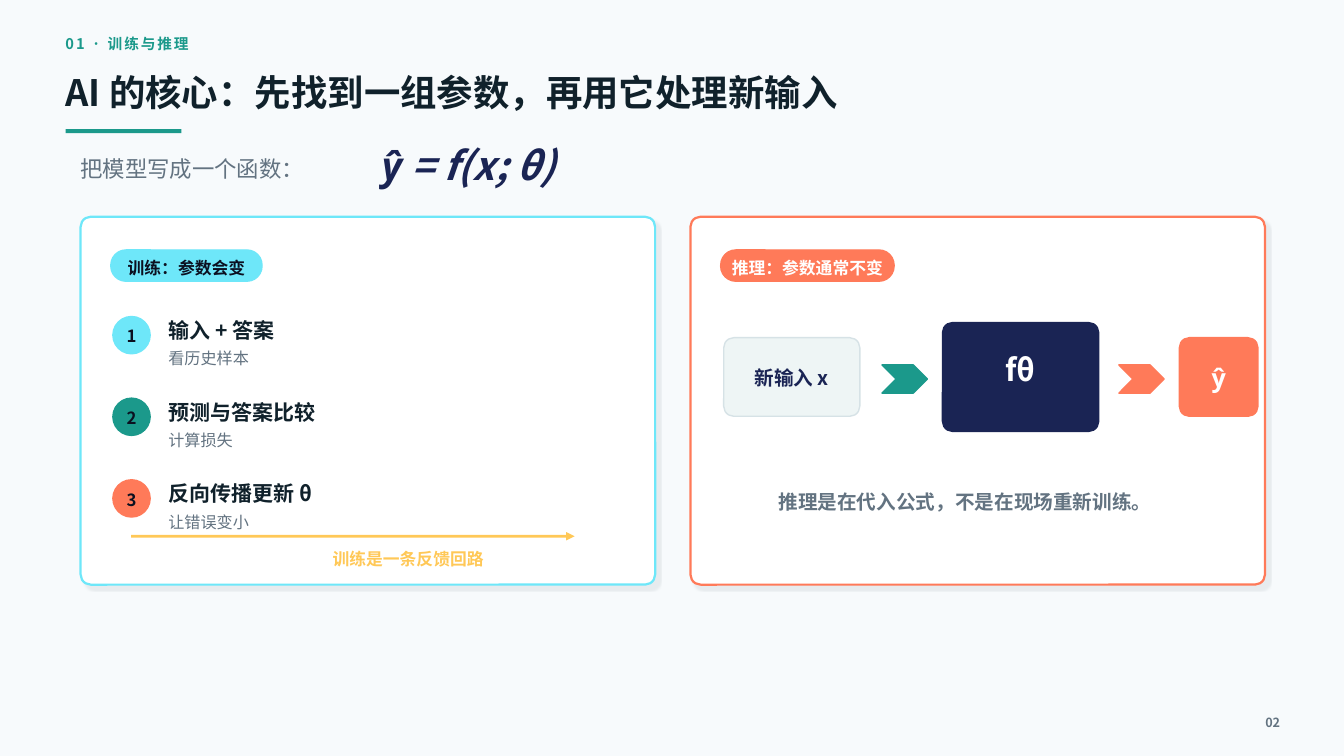
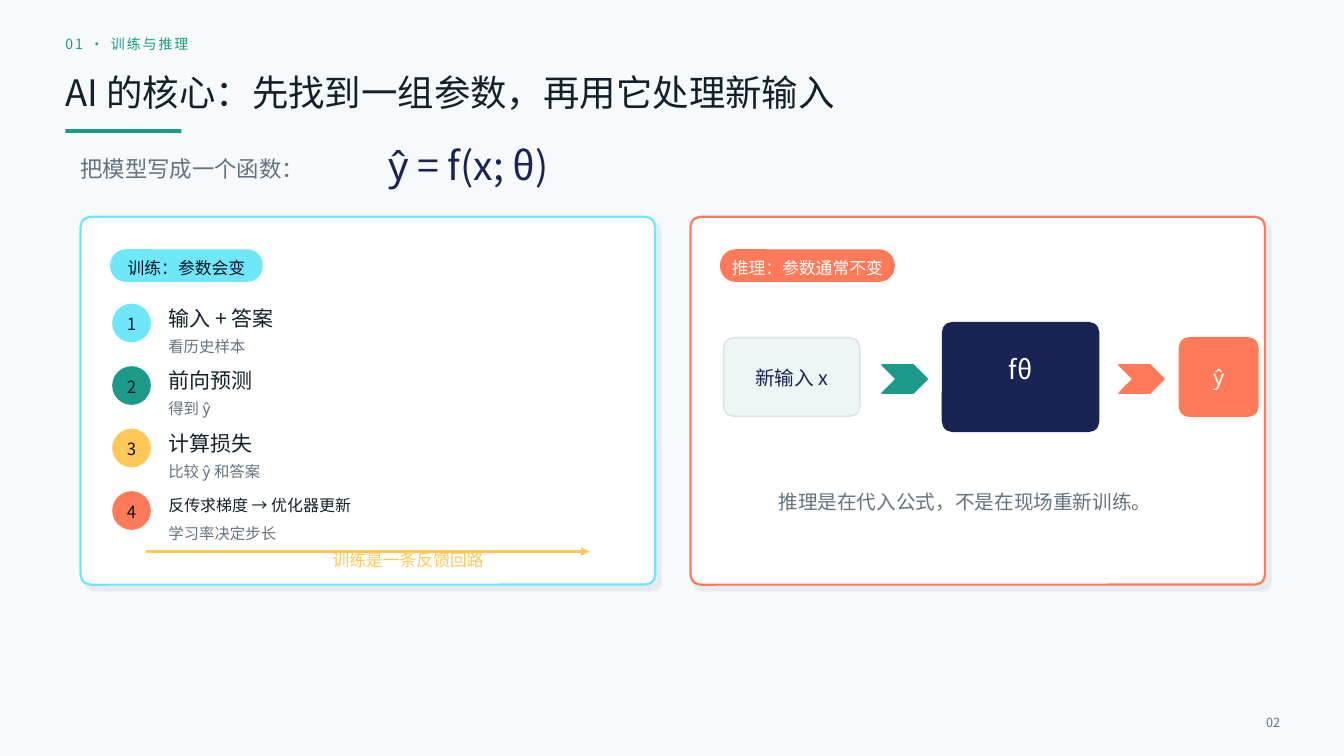
Before and after one commit to ZoMinster/ai-course, a slide deck: slide 2 of ai_from_principles_to_practice.pptx. Drawn at 1344x756 pixels with LibreOffice and Linux fonts; fonts in the diff are those of the drawing. Boxes give left, top, right and bottom in pixels: in the first picture for what was removed or moved away, otherwise in the second. Text is boxed around its words. In the diff, an @@ line names an element or a change of style, - is before the commit and + after.

```diff
--- a/ai_from_principles_to_practice.pptx
+++ b/ai_from_principles_to_practice.pptx
@@ text "01 · 训练与推理" at (x1=65, y1=37, x2=189, y2=50): size 10.5 to 10 pt, font Noto Sans CJK JP to Noto Sans CJK SC, bold off @@
@@ text "ŷ = f(x; θ)" at (x1=388, y1=148, x2=549, y2=190): font Noto Sans CJK JP to Noto Sans CJK SC, bold off, italic off @@
@@ ellipse moved from (x1=113, y1=317, x2=150, y2=354) to (x1=113, y1=304, x2=150, y2=342) @@
@@ 3 texts moved together from (x1=127, y1=320, x2=274, y2=366) to (x1=127, y1=308, x2=273, y2=353) @@
@@ text "看历史样本" at (x1=168, y1=339, x2=245, y2=353): size 11.5 to 11 pt, font Noto Sans CJK JP to Noto Sans CJK SC @@
@@ text "fθ" at (x1=1009, y1=358, x2=1033, y2=380): size 22 to 18.7 pt, font Noto Sans CJK JP to Noto Sans CJK SC, bold off @@
@@ text "2" moved from (x1=127, y1=411, x2=137, y2=424) to (x1=127, y1=380, x2=136, y2=393) @@
@@ ellipse moved from (x1=113, y1=398, x2=150, y2=436) to (x1=113, y1=367, x2=150, y2=404) @@
@@ text at (x1=168, y1=370, x2=252, y2=390): text changed; font Noto Sans CJK JP to Noto Sans CJK SC; bold off @@
-预测与答案比较
+前向预测
@@ text "ŷ" at (x1=1213, y1=369, x2=1224, y2=390): size 18 to 15.1 pt, font Noto Sans CJK JP to Noto Sans CJK SC, bold off @@
@@ text added at (x1=168, y1=401, x2=211, y2=418), 11 pt, text #637381 @@
+得到 ŷ
@@ font Noto Sans CJK JP to Noto Sans CJK SC, bold off in 11 elements at (x1=65, y1=75, x2=834, y2=110), (x1=128, y1=260, x2=245, y2=276), (x1=732, y1=260, x2=883, y2=276), (x1=755, y1=368, x2=829, y2=387), (x1=778, y1=492, x2=1151, y2=511), (x1=333, y1=550, x2=484, y2=568), (x1=1266, y1=717, x2=1280, y2=727), (x1=127, y1=317, x2=136, y2=330), (x1=168, y1=308, x2=273, y2=328), (x1=127, y1=380, x2=136, y2=393), (x1=127, y1=442, x2=136, y2=455) @@
@@ text "3" moved from (x1=127, y1=493, x2=137, y2=507) to (x1=127, y1=442, x2=136, y2=455) @@
@@ ellipse added at (x1=113, y1=430, x2=150, y2=467), fill #FFC857, outline #FFC857 1 pt @@
@@ text "计算损失" at (x1=168, y1=433, x2=252, y2=453): size 11.5 to 15 pt, font Noto Sans CJK JP to Noto Sans CJK SC, text colour #637381 to #10212B @@
@@ text added at (x1=168, y1=464, x2=260, y2=481), 11 pt, text #637381 @@
+比较 ŷ 和答案
@@ ellipse moved from (x1=113, y1=480, x2=150, y2=517) to (x1=113, y1=492, x2=150, y2=529) @@
@@ text added at (x1=127, y1=505, x2=136, y2=518), 12 pt, text #0B1020 @@
+4
@@ text at (x1=168, y1=497, x2=351, y2=513): text changed; size 15 to 11.4 pt; font Noto Sans CJK JP to Noto Sans CJK SC; bold off @@
-反向传播更新 θ
+反传求梯度 → 优化器更新
@@ text removed at (x1=168, y1=514, x2=249, y2=530) @@
-让错误变小
@@ text added at (x1=168, y1=526, x2=276, y2=540), 11 pt, text #637381 @@
+学习率决定步长
@@ arrow moved from (131, 536) - (575, 536) to (146, 552) - (590, 552) @@
```
Also in this commit, not shown: 13 other slides changed, 4 slides added, 2 other files.
